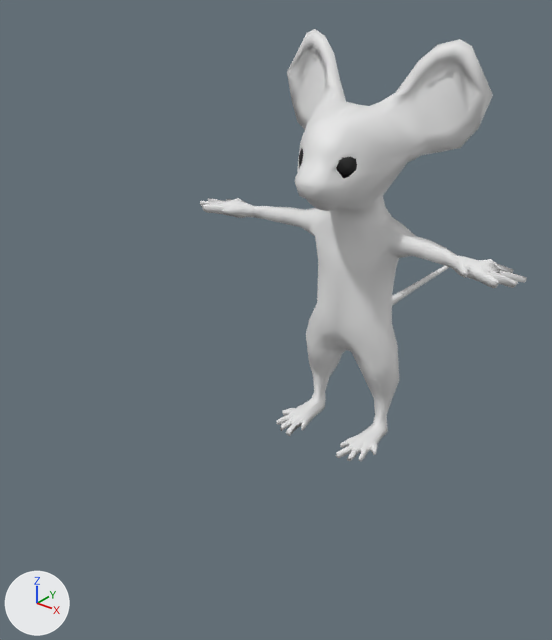
Two versions of the Blender file Mouse/Low Poly Mouse.blend, one commit apart.
Both versions are drawn from a 50 mm lens placed at (7.58, -11.64, 9.18), pointed at (-0.47, -1.58, 2.94). Lighting does not change. The marker at lower left points along +X, +Y and +Z.

Before the edit, the objects in view are built like this:
```python
me_mouse_001 = bpy.data.meshes.new('Mouse.001')
me_mouse_001.from_pydata(...)  # 1115 vertices, 1174 faces; spans x -3.55..3.55, y -1.38..4.68, z -0.01..7.87
# faces by material slot: [1078, 96]
me_mouse_001.materials.append(mat_material_005)  # white #e7e7e7
me_mouse_001.materials.append(mat_material_006)  # black #0c0c0c
ob_mouse = bpy.data.objects.new('Mouse', me_mouse_001)
ob_mouse.location = (0.0, 0.03, -0.04)
```
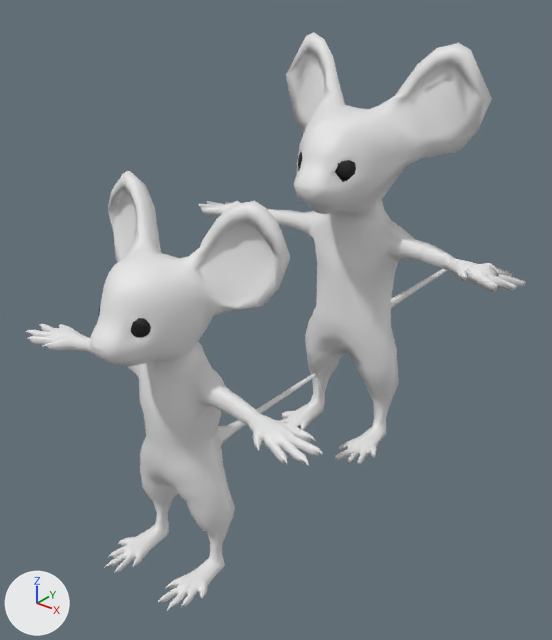
Location of each change, [x1, y1, x2, y2] in pixels of the pictures (552 x 640 px):
'Mouse', moved
    before: [200, 29, 527, 461]
    after: [199, 32, 526, 464]
'Mouse.001', added
    after: [25, 171, 323, 611]
    faces in mat_material_002 (white #e7e7e7): [25, 171, 323, 611]
    faces in mat_material_001 (black #0c0c0c): [98, 303, 151, 338]

The change, as a diff of the scene's bpy script:
```diff
--- a/Mouse/Low Poly Mouse.blend.py
+++ b/Mouse/Low Poly Mouse.blend.py
@@ mat_material_001 @@
+mat_material_001 = principled_material('Material.001')
+mat_material_001.base_color = (0.00364, 0.00364, 0.00364)  # black #0c0c0c
@@ mat_material_002 @@
+mat_material_002 = principled_material('Material.002')
+mat_material_002.base_color = (0.8, 0.8, 0.8)  # white #e7e7e7
@@ me_mouse_002 @@
+me_mouse_002.from_pydata(...)  # 5088 vertices, 5108 faces; spans x -3.55..3.55, y -4.36..3.2, z -1.17..4.88
+# faces by material slot: [4596, 512]
+me_mouse_002.materials.append(mat_material_002)  # white #e7e7e7
+me_mouse_002.materials.append(mat_material_001)  # black #0c0c0c
@@ ob_mouse @@
 ob_mouse = bpy.data.objects.new('Mouse', me_mouse_001)
-ob_mouse.location = (0.0, 0.03, -0.04)
+ob_mouse.location = (0.0, 0.0, -0.1)
@@ ob_mouse_001 @@
+ob_mouse_001 = bpy.data.objects.new('Mouse.001', me_mouse_002)
+ob_mouse_001.location = (0.0, -5.04, 2.5)
+ob_mouse_001.rotation_euler = (4.712, 0.0, 0.0)  # degrees (270, 0, 0)
+ob_mouse_001.scale = (0.845, 0.845, 0.845)
```
